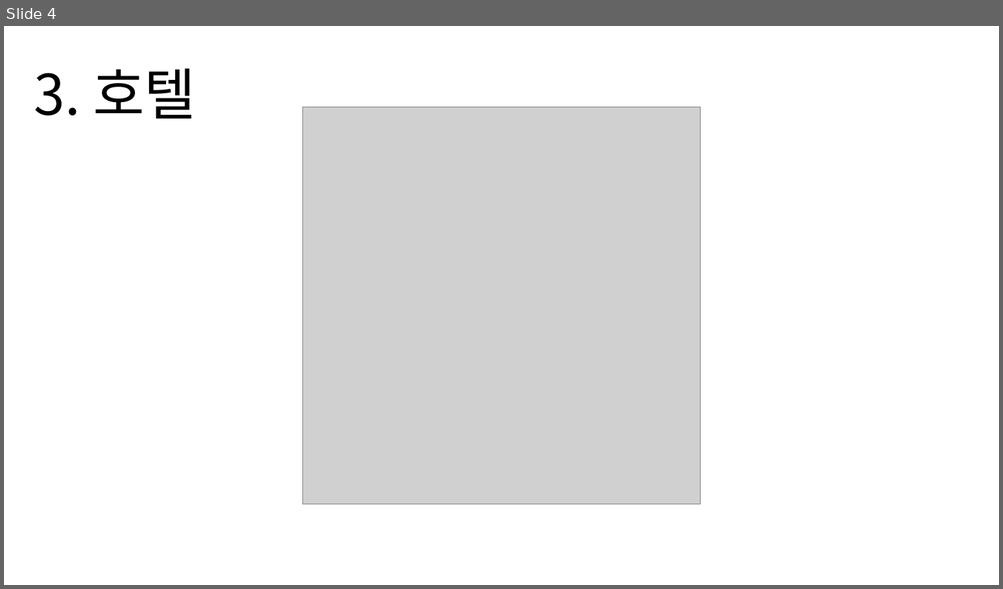
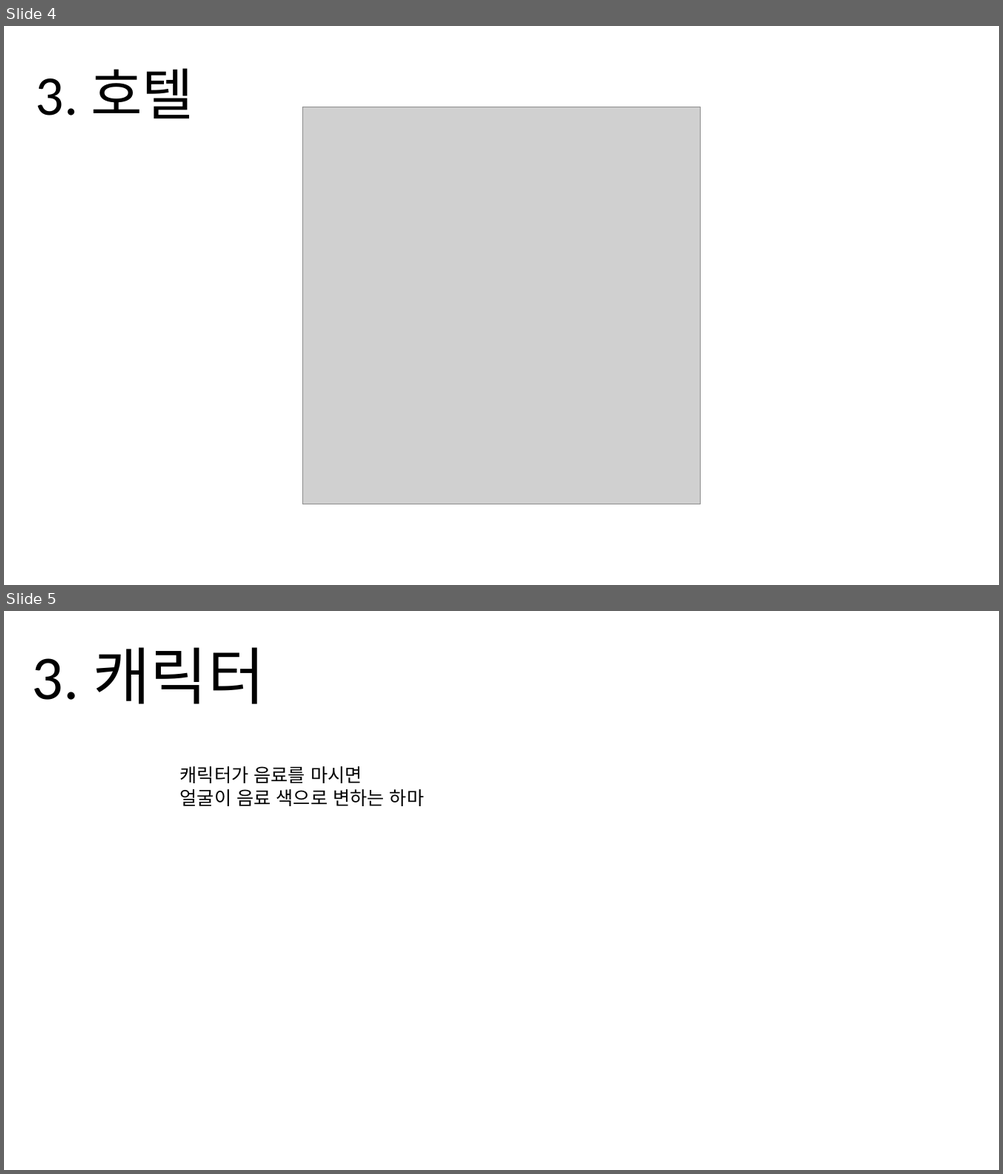
Before and after one commit to yeeSilver/resume, a slide deck: txt/아이디어.pptx. Shown one above the other, each under a label of ours: slide 4 before the commit, slides 4 and 5 after it. The pictures are 1003x589 and 1003x1174 pixels, drawn with LibreOffice and Linux fonts; fonts in the diff are those of the drawing; grey boxes stand for pictures. Boxes give left, top, right and bottom in pixels: in the first picture for what was removed or moved away, otherwise in the second. Text is boxed around its words. In the diff, an @@ line names an element or a change of style, - is before the commit and + after.

```diff
--- a/txt/아이디어.pptx
+++ b/txt/아이디어.pptx
@@ slide 5 added at (4, 611, 999, 1170), background #FFFFFF @@
@@ title added at (32, 647, 265, 704), 60 pt, text #000000 @@
+3. 캐릭터
@@ text added at (180, 766, 424, 806), 18 pt, text #000000 @@
+캐릭터가 음료를 마시면
+얼굴이 음료 색으로 변하는 하마
@@ slide 4 changed as well @@
@@ title "3. 호텔" at (36, 68, 193, 118): font Noto Sans CJK KR to Calibri @@
```
Also in this commit, not shown: 3 other slides changed, 1 other slide added, 8 other files.
